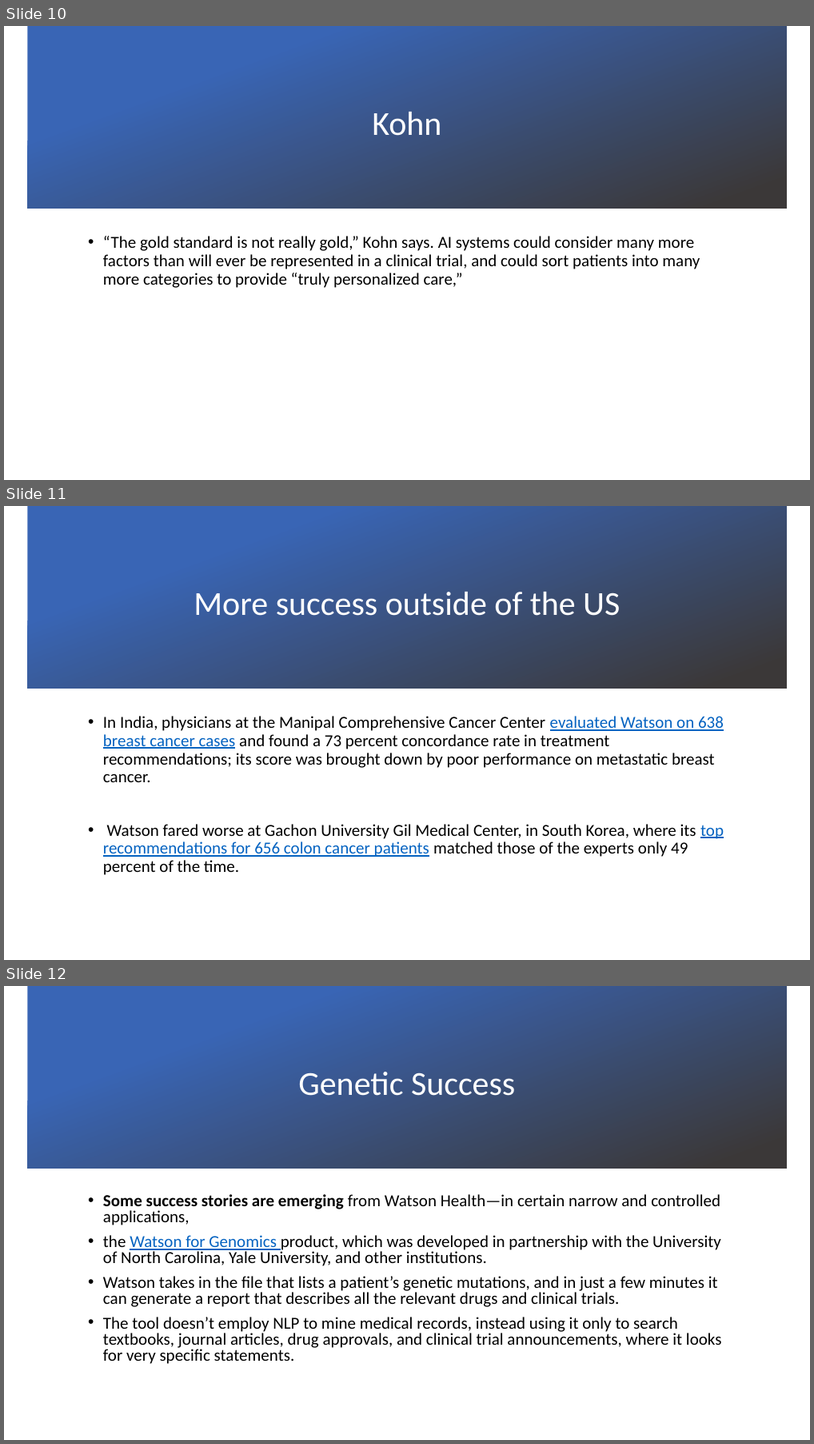
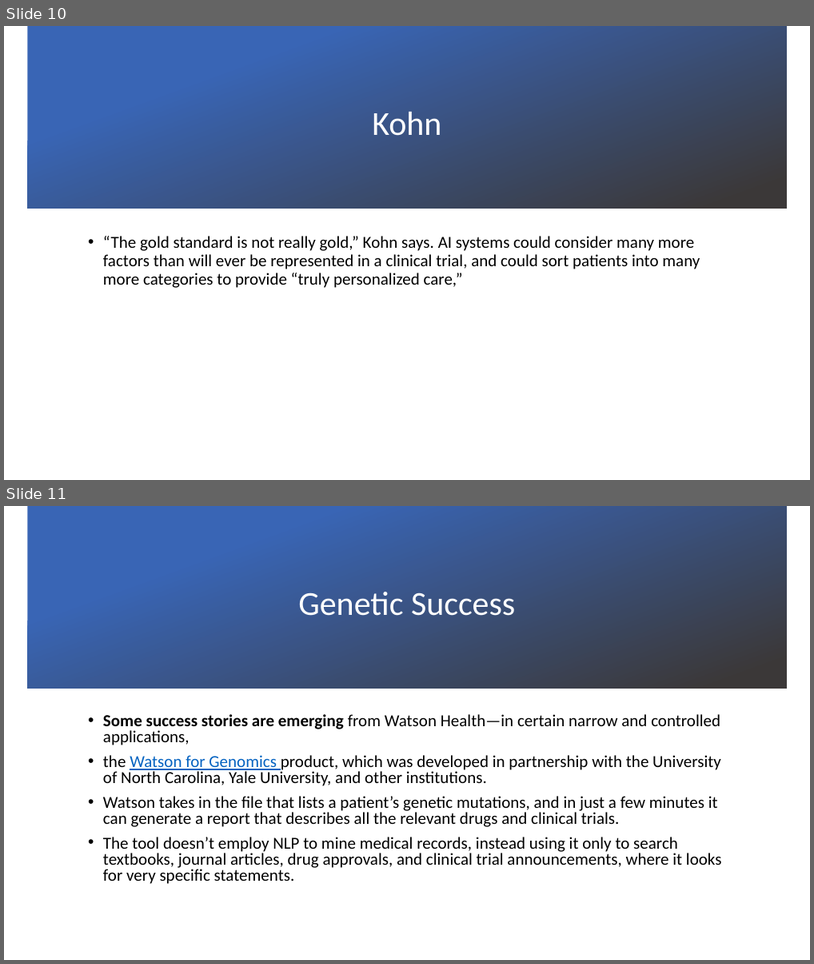
Before and after one commit to savorgnan5/USM, a slide deck: News_of_the _Week.pptx. Shown one above the other, each under a label of ours: slides 10, 11 and 12 before the commit, slides 10 and 11 after it. The pictures are 814x1444 and 814x964 pixels, drawn with LibreOffice and Linux fonts; fonts in the diff are those of the drawing; background and template pictures are left out. Boxes give left, top, right and bottom in pixels: in the first picture for what was removed or moved away, otherwise in the second. Text is boxed around its words. In the diff, an @@ line names an element or a change of style, - is before the commit and + after.

```diff
--- a/News_of_the _Week.pptx
+++ b/News_of_the _Week.pptx
@@ slide 11 removed at bbox=[4, 506, 810, 960], background picture (left out) @@
@@ rectangle removed at bbox=[27, 506, 787, 688] @@
@@ title removed at bbox=[194, 592, 620, 616] @@
-More success outside of the US
@@ text removed at bbox=[103, 716, 724, 875] @@
-• In India, physicians at the Manipal Comprehensive Cancer Center evaluated Watson on 638 breast cancer cases and found a 73 percent concordance rate in treatment recommendations; its score was brought down by poor performance on metastatic breast cancer.
-• Watson fared worse at Gachon University Gil Medical Center, in South Korea, where its top recommendations for 656 colon cancer patients matched those of the experts only 49 percent of the time.
@@ what was slide 12 is now slide 11 @@
```
Also in this commit, not shown: 4 slides changed, 6 other files.
